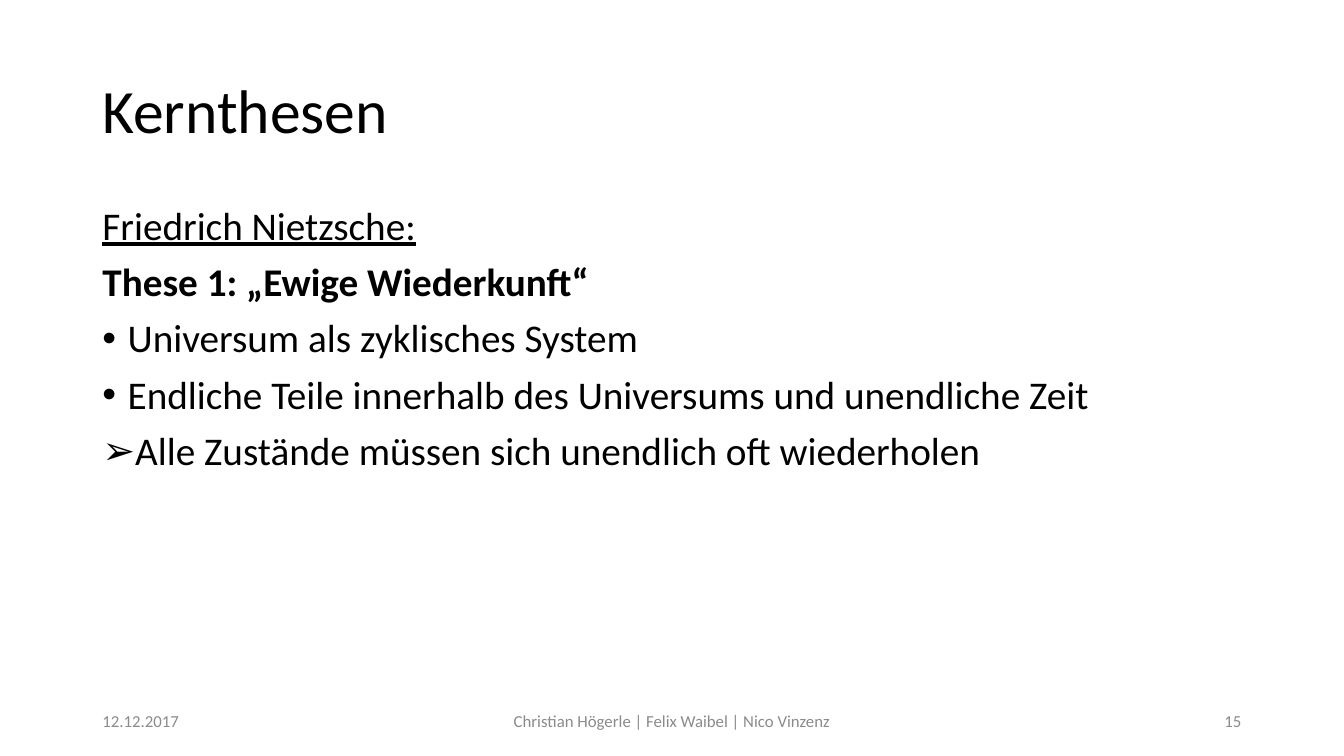
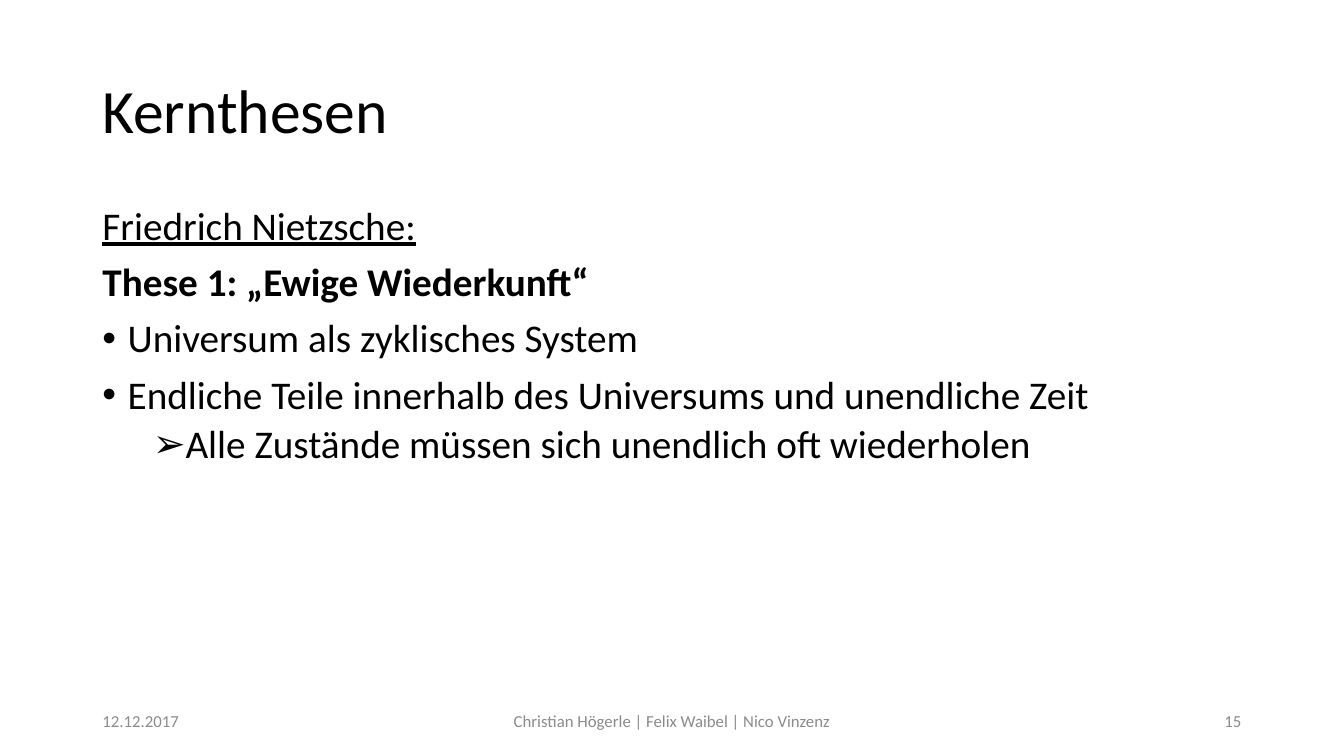
Before and after one commit to Fewa93/Berufsethik, a slide deck: slide 15 of Präsentation/Berufsethik.pptx. Drawn at 1344x756 pixels with LibreOffice and Linux fonts; fonts in the diff are those of the drawing. Boxes give left, top, right and bottom in pixels: in the first picture for what was removed or moved away, otherwise in the second. Text is boxed around its words. In the diff, an @@ line names an element or a change of style, - is before the commit and + after.

```diff
--- a/Präsentation/Berufsethik.pptx
+++ b/Präsentation/Berufsethik.pptx
@@ text at (x1=186, y1=430, x2=1030, y2=459): list level 1 to 2 in "Alle Zustände müssen sich unendlich ..." @@
```
Also in this commit, not shown: 1 other slide changed.
